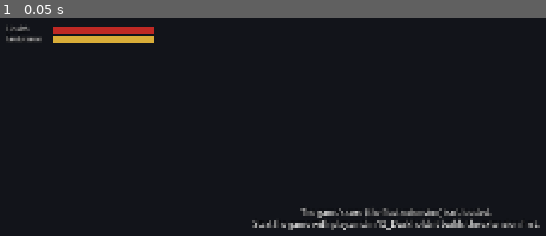
Above: before the commit, frame 1.
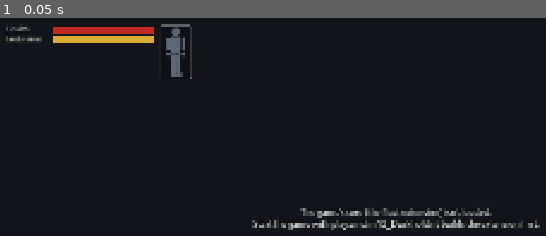
Above: after the commit, the same moment.

Repository: Mossenheimen/Duskhold
Game: Godot game, scene res://main.tscn
Same seed, same stepped clock (60 frames per second), same inputs: the game is played once before the commit and once after it.
Inputs:
- Up to frame 1 (0.05 s): no input

The runs differ from the first frame. In frame 1, 0.6% of the frame differs, in the area x 29-36%, y 2-28%.

Commit message:
Duskhold: the body diagram
Co-Authored-By: Claude Opus 5.5 <noreply@anthropic.com>

Diff:
--- /dev/null
+++ b/client/body_view.gd
@@ -0,0 +1,148 @@
+extends Control
+## The body diagram (VISUALS.md §11; zone B, beside the bars): a front view, 118 px high, your
+## right on the left as a doctor's chart has it. Each part takes its worst wound's tint (a scratch
+## MILD, a laceration BAD, a bite WORST; unhurt, WHOLE); a bleeding part pulses in brightness once
+## a second, and a bandaged one is wrapped in bands, so neither is told by colour alone. Hovering
+## a part says its wounds (hud.gd's detail, from `detail`). What's drawn is
+## DuskWorld.character_wound_parts().
+
+const Look = preload("res://look.gd")
+
+## Each part's box, by DuskWorld.part_names()'s order (the core's `Part`): head, torso, left arm,
+## right arm, left hand, right hand, left leg, right leg, left foot, right foot. Your left is on
+## the right. 2 px between parts, so each one's tint reads on its own.
+const PARTS: Array[Rect2] = [
+	Rect2(22, 0, 20, 20),  # head
+	Rect2(20, 23, 24, 38),  # torso
+	Rect2(46, 24, 8, 33),  # left arm
+	Rect2(10, 24, 8, 33),  # right arm
+	Rect2(45, 59, 10, 10),  # left hand
+	Rect2(9, 59, 10, 10),  # right hand
+	Rect2(33, 63, 10, 43),  # left leg
+	Rect2(21, 63, 10, 43),  # right leg
+	Rect2(33, 108, 13, 10),  # left foot
+	Rect2(18, 108, 13, 10),  # right foot
+]
+const ROUND := [0, 4, 5]  # the head and the hands, drawn round in their boxes
+const SIZE := Vector2(64, 118)
+const PULSE := 0.4  # a bleeding part brightens toward white this much, once a second
+
+## The part under the mouse (by PARTS), or -1 as it leaves.
+signal hovered(part: int)
+
+var _parts := PackedStringArray()  # DuskWorld.part_names()
+var _kinds := PackedStringArray()  # DuskWorld.wound_names()
+var _shown := PackedInt32Array()  # the wounds as last given (show)
+var _worst: Array[int] = []  # by part: its worst wound's kind, -1 unhurt
+var _bleeding: Array[bool] = []
+var _bandaged: Array[bool] = []
+var _under := -1
+var _style := StyleBoxFlat.new()  # one box, its colour set part by part as they're drawn
+
+
+func _init() -> void:
+	custom_minimum_size = SIZE
+	mouse_filter = Control.MOUSE_FILTER_STOP  # hovered for a part's wounds; a click walks nowhere
+	_style.anti_aliasing = true
+	mouse_exited.connect(_leave)
+	show_wounds(PackedInt32Array())
+
+
+## The names, once a world is made: the parts' and the kinds of wound.
+func set_names(parts: PackedStringArray, kinds: PackedStringArray) -> void:
+	_parts = parts
+	_kinds = kinds
+
+
+## Your wounds (DuskWorld.character_wound_parts(): part, kind, bleeding, bandaged, for each).
+## True if they changed.
+func show_wounds(wounds: PackedInt32Array) -> bool:
+	if wounds == _shown and not _worst.is_empty():
+		return false
+	_shown = wounds
+	_worst.assign(PARTS.map(func(_p: Rect2) -> int: return -1))
+	_bleeding.assign(PARTS.map(func(_p: Rect2) -> bool: return false))
+	_bandaged.assign(PARTS.map(func(_p: Rect2) -> bool: return false))
+	for i in range(0, wounds.size() - 3, 4):
+		var part := wounds[i]
+		if part < 0 or part >= PARTS.size():
+			continue
+		_worst[part] = maxi(_worst[part], wounds[i + 1])
+		_bleeding[part] = _bleeding[part] or wounds[i + 2] == 1
+		_bandaged[part] = _bandaged[part] or wounds[i + 3] == 1
+	queue_redraw()
+	return true
+
+
+## The worst-wounded part (the core lists the worst wound first), or -1 unhurt.
+func worst_part() -> int:
+	return _shown[0] if _shown.size() >= 4 else -1
+
+
+## What hovering `part` says: [its name, its wounds a line each ("bite, bleeding"), or "unhurt"].
+func detail(part: int) -> Array:
+	var called := _parts[part] if part < _parts.size() else "?"
+	var lines := PackedStringArray()
+	for i in range(0, _shown.size() - 3, 4):
+		if _shown[i] != part:
+			continue
+		var kind := _shown[i + 1]
+		var line: String = _kinds[kind] if kind >= 0 and kind < _kinds.size() else "wound"
+		if _shown[i + 2] == 1:
+			line += ", bleeding"
+		elif _shown[i + 3] == 1:
+			line += ", bandaged"
+		lines.append(line)
+	if lines.is_empty():
+		lines.append("unhurt")
+	return [called.left(1).to_upper() + called.substr(1), "\n".join(lines)]
+
+
+func _process(_delta: float) -> void:
+	if _bleeding.has(true):
+		queue_redraw()  # the pulse
+
+
+func _draw() -> void:
+	var pulse := 0.5 + 0.5 * sin(Time.get_ticks_msec() / 1000.0 * TAU)
+	for p in PARTS.size():
+		var box := PARTS[p]
+		var colour := Look.WHOLE if _worst[p] < 0 else Look.SEVERITY[mini(_worst[p], 2)]
+		if _bleeding[p]:
+			colour = colour.lerp(Color.WHITE, PULSE * pulse)
+		_style.bg_color = colour
+		_style.set_corner_radius_all(roundi(box.size.x / 2.0) if p in ROUND else 3)
+		draw_style_box(_style, box)
+		if _bandaged[p]:
+			_bands(box, p in ROUND)
+
+
+## A bandage's bands across a part: one through a round part, two across a long one; each a pale
+## band on a dark edge, so it shows on any tint.
+func _bands(box: Rect2, is_round: bool) -> void:
+	for at: float in ([0.5] if is_round else [0.33, 0.67]):
+		var y := box.position.y + box.size.y * at
+		var from := Vector2(box.position.x, y)
+		var to := Vector2(box.end.x, y)
+		draw_line(from, to, Look.OUTLINE, 4.0)
+		draw_line(from, to, Look.DRESSING, 2.0)
+
+
+func _gui_input(event: InputEvent) -> void:
+	var motion := event as InputEventMouseMotion
+	if motion == null:
+		return
+	var part := -1
+	for p in PARTS.size():
+		if PARTS[p].grow(1.0).has_point(motion.position):
+			part = p
+			break
+	if part != _under:
+		_under = part
+		hovered.emit(part)
+
+
+func _leave() -> void:
+	if _under != -1:
+		_under = -1
+		hovered.emit(-1)
--- a/client/hud.gd
+++ b/client/hud.gd
@@ -1,6 +1,6 @@
 extends CanvasLayer
 ## What's drawn over the world (VISUALS.md §10): the status and your body down the top left
-## (zones A and B); the news, and Zomboid's moodle column under it as tiles, down the top right
+## (zones A and B, the body diagram beside the bars); the news, and Zomboid's moodle column under it as tiles, down the top right
 ## (D, E);
 ## the one thing you must answer now at the top centre (C: held, paused, asleep); just under you,
 ## the act under way, else what you can do there (F); and the keys, on F1 (I). Then a red flash when the dead hurt you, a
@@ -8,6 +8,7 @@
 ## Look token.
 
 const Look = preload("res://look.gd")
+const BodyView = preload("res://body_view.gd")
 
 const LINE_LIFE := 6.0  # seconds a line of news stays
 const FLASH_LIFE := 0.6
@@ -121,10 +122,14 @@
 var _moodles: VBoxContainer
 var _shown_moodles := PackedInt32Array()
 var _glyphs: Array[Texture2D] = []  # each moodle's glyph, by code
-var _detail: PanelContainer  # the hovered moodle's detail
+var _detail: PanelContainer  # a hovered moodle's or body part's detail
 var _detail_name: Label
 var _detail_lines: Label
-var _hovered: Control  # the moodle row under the mouse, if any
+var _hovered: Control  # what's under the mouse with a detail: a moodle's row, or the body
+var _hover_text := []  # its detail: [a title, its lines]
+var _hover_right := false  # the detail opens to its right (the body, at the left edge), else left
+var _body: BodyView  # the body diagram, beside the bars
+var _body_part := -1  # the part of it hovered, -1 none
 var _hover_for := 0.0  # how long it's been there
 var _keys: PanelContainer  # every key, on F1 (zone I)
 var _keys_hint: Label  # "F1: every key", for a world's first game hour
@@ -280,6 +285,8 @@
 	_asleep.text = ""
 	_shown_moodles = PackedInt32Array()
 	show_moodles(PackedInt32Array())
+	_unhover()
+	_body.show_wounds(PackedInt32Array())
 
 
 func show_problem(text: String) -> void:
@@ -392,7 +399,8 @@
 	for i in range(0, _shown_moodles.size() - 1, 2):
 		before[_shown_moodles[i]] = _shown_moodles[i + 1]
 	_shown_moodles = moodles
-	_unhover()
+	if _hovered != null and _hovered != _body:
+		_unhover()
 	for child in _moodles.get_children():
 		child.queue_free()
 	var rows := []  # [how bad, its place in the core's order, code, level, pops]
@@ -459,10 +467,34 @@
 			.set_trans(Tween.TRANS_QUAD).set_ease(Tween.EASE_OUT)
 
 
-## The mouse came onto a moodle's row: its detail shows once it has rested there (Look.HOVER).
+## The mouse came onto a moodle's row: its name, then what it does and what eases it, a line
+## each, to the row's left.
 func _hover(row: Control) -> void:
-	_hovered = row
-	_hover_for = 0.0
+	var what: Array = row.get_meta("moodle")
+	var moodle: Array = MOODLES[what[0]]
+	_hover_on(row, [moodle[0][what[1] - 1],
+		"\n".join((moodle[1][what[1] - 1] as String).split("  ·  "))], false)
+
+
+## A part of the body diagram under the mouse (-1: none now): its wounds, to the diagram's right.
+func _hover_part(part: int) -> void:
+	_body_part = part
+	if part < 0:
+		_unhover(_body)
+	else:
+		_hover_on(_body, _body.detail(part), true)
+
+
+## The mouse came onto `control`, whose detail is `text` ([a title, its lines]): it shows once the
+## mouse has rested there (Look.HOVER), or at once if that control's detail is up already (moving
+## from one part of the body to the next).
+func _hover_on(control: Control, text: Array, right: bool) -> void:
+	var showing := _detail.visible and _hovered == control
+	_hovered = control
+	_hover_text = text
+	_hover_right = right
+	if not showing:
+		_hover_for = 0.0
 
 
 ## The mouse left `row` (if it's the hovered one), or, with none, the rows are being rebuilt.
@@ -481,22 +513,40 @@
 			return
 
 
-## The hovered moodle's detail (VISUALS.md §11, Tooltip): in a panel to the left of its row, so
-## it never hides the moodle; its name, then what it does and what eases it, a line each.
+## --do=S:body: the worst-wounded part's detail, as if hovered, for a picture.
+func hover_worst_part() -> void:
+	var part := _body.worst_part()
+	if part >= 0:
+		_hover_part(part)
+		_hover_for = Look.HOVER
+
+
+## The hovered thing's detail (VISUALS.md §11, Tooltip): in a panel beside it, never over it (a
+## moodle's to its left, the body's to its right).
 func _show_detail() -> void:
-	var what: Array = _hovered.get_meta("moodle")
-	var moodle: Array = MOODLES[what[0]]
-	_detail_name.text = moodle[0][what[1] - 1]
-	_detail_lines.text = "\n".join((moodle[1][what[1] - 1] as String).split("  ·  "))
+	_detail_name.text = _hover_text[0]
+	_detail_lines.text = _hover_text[1]
 	_detail.visible = true
 	_detail.reset_size()
 	var rect := _hovered.get_global_rect()
 	var bottom := get_viewport().get_visible_rect().size.y - Look.MARGIN
-	_detail.position = Vector2(rect.position.x - _detail.size.x - 10.0,
-		minf(rect.position.y, bottom - _detail.size.y))
-
-
-## The moodle detail's panel, hidden till a moodle is hovered.
+	var x := rect.end.x + 10.0 if _hover_right else rect.position.x - _detail.size.x - 10.0
+	_detail.position = Vector2(x, minf(rect.position.y, bottom - _detail.size.y))
+
+
+## The body diagram: your wounds (DuskWorld.character_wound_parts()), and, once a world is made,
+## the names of the parts and the kinds of wound.
+func show_wound_parts(wounds: PackedInt32Array) -> void:
+	# A wound landing on the part hovered: its detail says so at once.
+	if _body.show_wounds(wounds) and _hovered == _body and _body_part >= 0:
+		_hover_text = _body.detail(_body_part)
+
+
+func set_body_names(parts: PackedStringArray, kinds: PackedStringArray) -> void:
+	_body.set_names(parts, kinds)
+
+
+## The detail's panel, hidden till something with one is hovered.
 func _build_detail() -> void:
 	_detail = PanelContainer.new()
 	_detail.mouse_filter = Control.MOUSE_FILTER_IGNORE
@@ -556,7 +606,8 @@
 	_death.text = ""
 
 
-## Zones A and B, down the top left: the status, then your level, body bars, breath and wounds.
+## Zones A and B, down the top left: the status, then your level, and the body's bars, breath and
+## wounds with the body diagram beside them.
 func _build_left_column() -> void:
 	var column := VBoxContainer.new()
 	column.mouse_filter = Control.MOUSE_FILTER_IGNORE
@@ -567,16 +618,36 @@
 	column.add_child(_state)
 	_level = Look.text(Label.new(), Look.BODY, Look.GOLD, true)
 	column.add_child(_level)
-	_health = _bar(column, "Health", Look.HEALTH)
-	_endurance = _bar(column, "Endurance", Look.ENDURANCE)
-	_faith = _bar(column, "Faith", Look.FAITH)
+	# The bars, and the body diagram beside them on a panel of its own.
+	var body_row := HBoxContainer.new()
+	body_row.mouse_filter = Control.MOUSE_FILTER_IGNORE
+	body_row.add_theme_constant_override("separation", 16)
+	column.add_child(body_row)
+	var bars := VBoxContainer.new()
+	bars.mouse_filter = Control.MOUSE_FILTER_IGNORE
+	bars.add_theme_constant_override("separation", 4)
+	body_row.add_child(bars)
+	_health = _bar(bars, "Health", Look.HEALTH)
+	_endurance = _bar(bars, "Endurance", Look.ENDURANCE)
+	_faith = _bar(bars, "Faith", Look.FAITH)
 	_faith.get_parent().visible = false
-	_slots = _bar(column, "Spells", Look.ARCANE)
+	_slots = _bar(bars, "Spells", Look.ARCANE)
 	_slots.get_parent().visible = false
+	var frame := PanelContainer.new()
+	frame.mouse_filter = Control.MOUSE_FILTER_IGNORE
+	var style := Look.panel_style()
+	style.set_content_margin_all(6.0)
+	frame.add_theme_stylebox_override("panel", style)
+	frame.size_flags_vertical = Control.SIZE_SHRINK_BEGIN
+	body_row.add_child(frame)
+	_body = BodyView.new()
+	_body.hovered.connect(_hover_part)
+	frame.add_child(_body)
+	# Under the bars, beside the diagram: out of breath, and the wounds in words.
 	_breath = Look.text(Label.new(), Look.BODY, Look.ALERT, true)
-	column.add_child(_breath)
+	bars.add_child(_breath)
 	_wounds = Look.text(Label.new(), Look.SMALL, Look.HURT_TEXT, true)
-	column.add_child(_wounds)
+	bars.add_child(_wounds)
 
 
 ## Zones D and E, down the top right: the news, with room kept for its lines so the moodles
--- a/client/look.gd
+++ b/client/look.gd
@@ -88,6 +88,10 @@
 ## to 13.6:1 on the rest.
 const INK := Color("#0D0F14")
 const HURT_TEXT := Color("#FFD1C7")  # your wounds, listed
+## The body diagram (§11): a part with no wound, and the bands round a bandaged one. A wounded
+## part takes its worst wound's SEVERITY: a scratch MILD, a laceration BAD, a bite WORST.
+const WHOLE := Color("#5E6573")
+const DRESSING := Color("#F2EEE6")
 
 # The GUI (§4).
 
--- a/client/main.gd
+++ b/client/main.gd
@@ -16,7 +16,8 @@
 ## that can be made), butcher (G), hunt (shoot the nearest
 ## beast within a bow's reach), turn (the dead: U), pray (P), consecrate or ward (O), mend (M),
 ## pick (the wild plant beside you: Y), keys (F1), moodle (the worst one's detail, as if hovered),
-## esc (closes what Esc would, never quits)
+## esc (closes what Esc would, never quits), body (the worst-wounded part's detail), bandage (the
+## first in the pack)
 ## S real seconds in;
 ## --class=NAME take up that class at the start (a trial run asks for none: the first, else);
 ## --choose ask who comes, as the player's own game does (for a picture of the choice);
@@ -170,6 +171,7 @@
 ## An item kind, by DuskWorld.item_kinds(): armour (armour.rs).
 const ARMOUR := 11
 const BAG := 12  # an item kind (DuskWorld.item_kinds())
+const BANDAGE := 2
 ## Rain streaks falling round the camera, by DuskWorld.rain() (dry, rain, heavy).
 const RAIN_DROPS := [0, 700, 1800]
 ## What your own timed actions are called, by DuskWorld.actor_actions() kind (5 on).
@@ -367,6 +369,7 @@
 	kinds = dusk.actor_kinds()
 	creature_names = dusk.creature_names()
 	fixture_names = dusk.fixture_names()
+	hud.set_body_names(dusk.part_names(), dusk.wound_names())
 	fever_took = false
 	told_get_up = false
 	hallowed = false  # so the first frame says where you are
@@ -470,6 +473,7 @@
 	var body: PackedInt32Array = dusk.character_body()
 	held = body[5] if body.size() > 5 else 0
 	hud.show_body(body, dusk.character_wounds(), dusk.can_shove())
+	hud.show_wound_parts(dusk.character_wound_parts())
 	hud.show_faith(dusk.faith())
 	hud.show_slots(dusk.character_slots())
 	hud.show_deeds(dusk.character_deeds())
@@ -2063,6 +2067,15 @@
 				hud.hover_first_moodle()
 			"esc":  # what Esc closes first; a script never quits by it
 				_close_top()
+			"body":  # the worst-wounded part's detail, as if the mouse rested on it
+				hud.hover_worst_part()
+			"bandage":  # put on the first bandage in the pack (the core picks the wound)
+				var items: PackedInt32Array = dusk.character_items()
+				var kinds: PackedInt32Array = dusk.item_kinds()
+				for k in range(0, items.size() - 3, 4):
+					if items[k] < kinds.size() and kinds[items[k]] == BANDAGE:
+						dusk.use_item(k / 4, items[k])
+						break
 			"cook":  # the last cooked recipe that can be made now (a stew before a roast)
 				var checks: PackedInt32Array = dusk.craft_checks()
 				var texts: PackedStringArray = dusk.recipe_texts()
Not shown, added: client/body_view.gd.uid
Not shown, changed: ARCHITECTURE.md
Not shown, changed: CLAUDE.md
Not shown, changed: VISUALS.md
Not shown, changed: crates/dusk-godot/src/lib.rs
